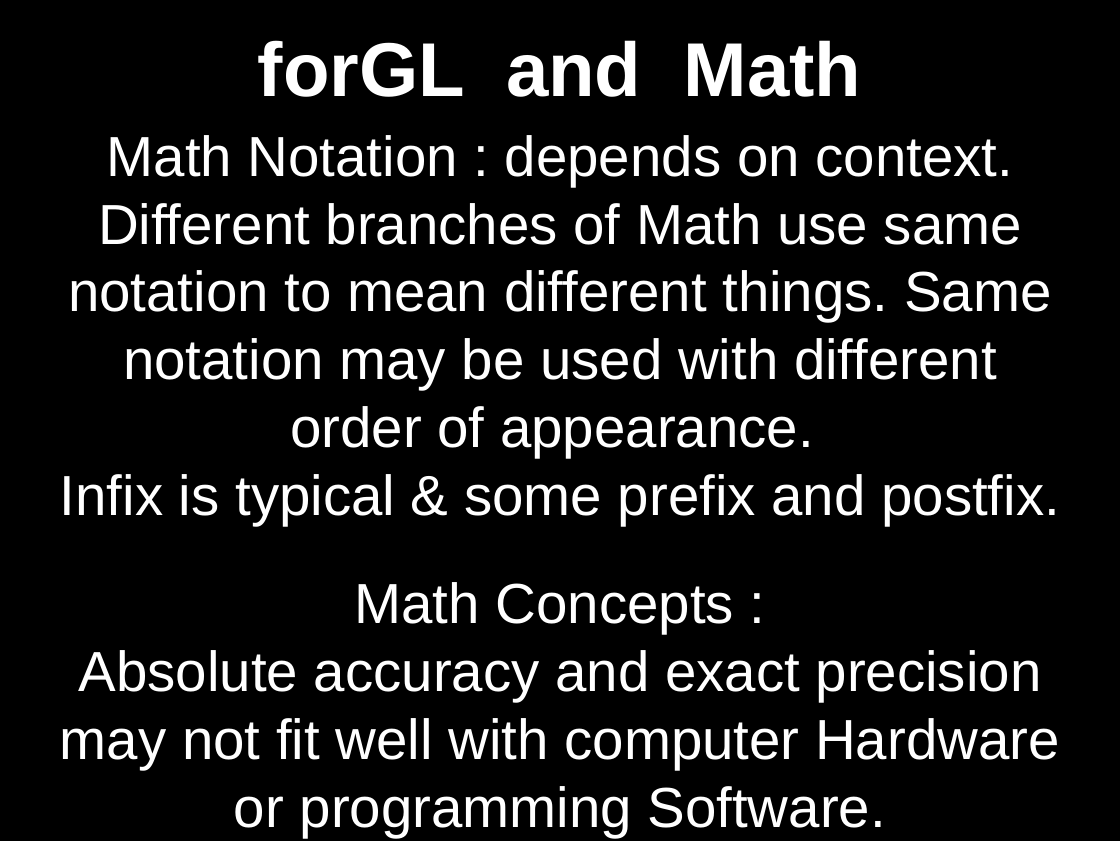
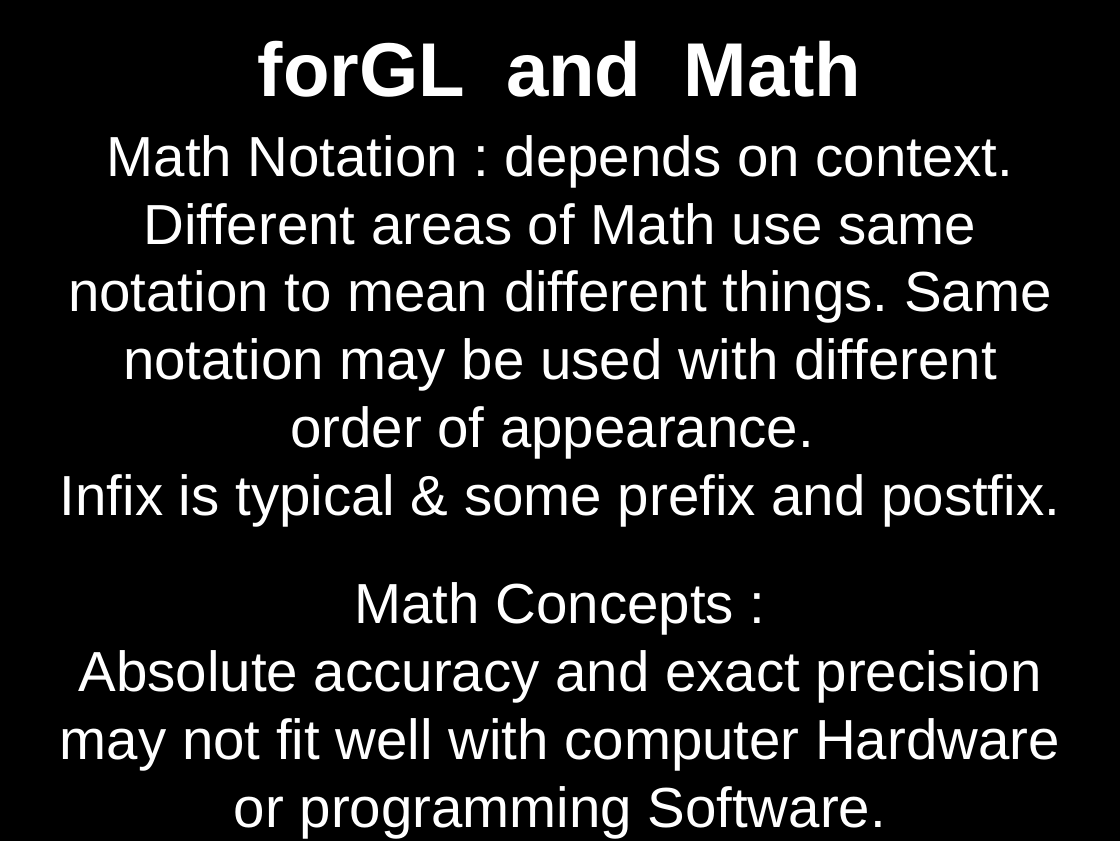
Before and after one commit to RMax2015/forGL, a slide deck: slide 12 of Docs/Presentations/src/forGL_at_Haxe_US_2019.odp (slide 9 before the commit). Drawn at 1120x841 pixels with LibreOffice and Linux fonts; fonts in the diff are those of the drawing. Boxes give left, top, right and bottom in pixels: in the first picture for what was removed or moved away, otherwise in the second. Text is boxed around its words. In the diff, an @@ line names an element or a change of style, - is before the commit and + after.

```diff
--- a/Docs/Presentations/src/forGL_at_Haxe_US_2019.odp
+++ b/Docs/Presentations/src/forGL_at_Haxe_US_2019.odp
@@ subtitle at (68, 203, 1051, 457): text changed @@
-Different branches of Math use same notation to mean different things. Same notation may be used with different order of appearance.
+Different areas of Math use same notation to mean different things. Same notation may be used with different order of appearance.
```
Also in this commit, not shown: 7 other slides changed, 6 slides added.
